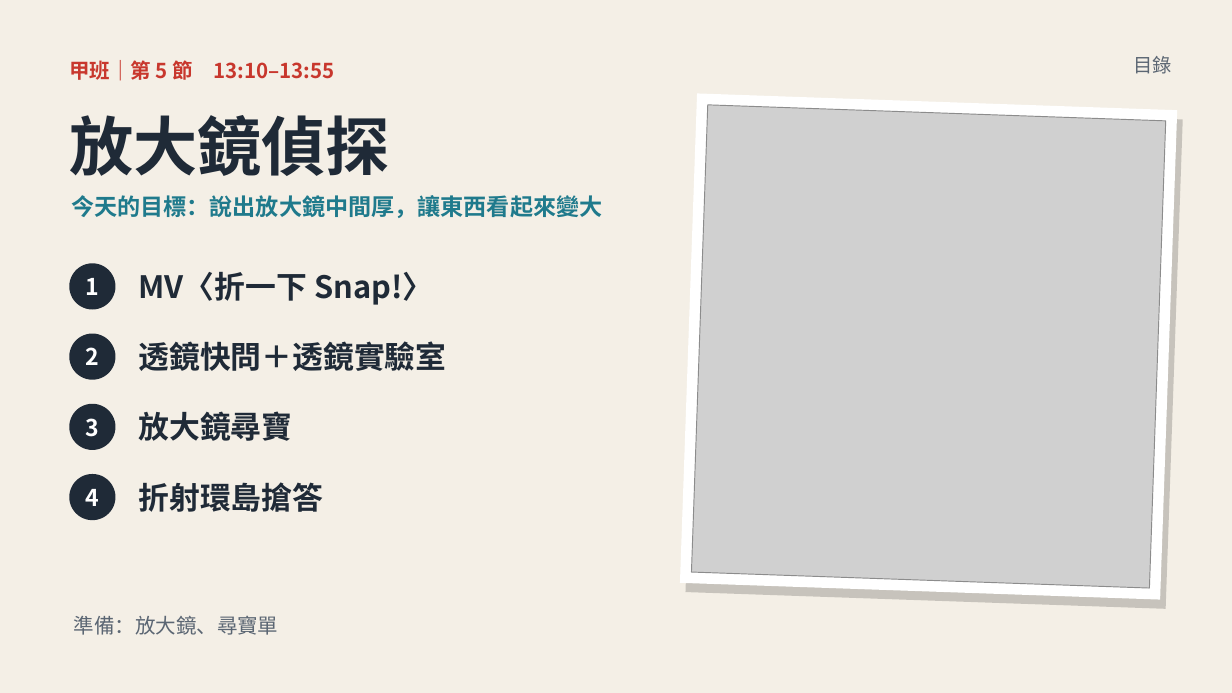
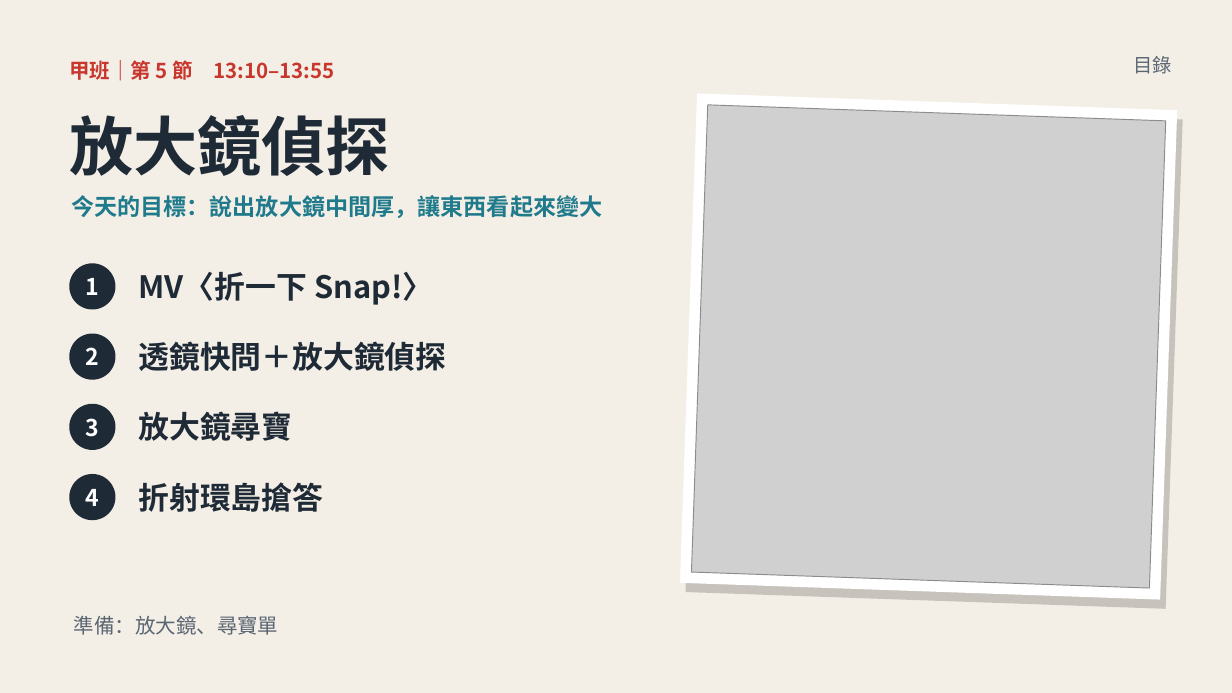
Before and after one commit to classtools1020/sports-results, a slide deck: slide 2 of f8f9fc3bd1/slides.pptx. Drawn at 1232x693 pixels with LibreOffice and Linux fonts; fonts in the diff are those of the drawing; grey boxes stand for pictures. Boxes give left, top, right and bottom in pixels: in the first picture for what was removed or moved away, otherwise in the second. Text is boxed around its words. In the diff, an @@ line names an element or a change of style, - is before the commit and + after.

```diff
--- a/f8f9fc3bd1/slides.pptx
+++ b/f8f9fc3bd1/slides.pptx
@@ text at [139,341,447,371]: text changed @@
-透鏡快問＋透鏡實驗室
+透鏡快問＋放大鏡偵探
```
Also in this commit, not shown: 2 other slides changed, 17 other files.
